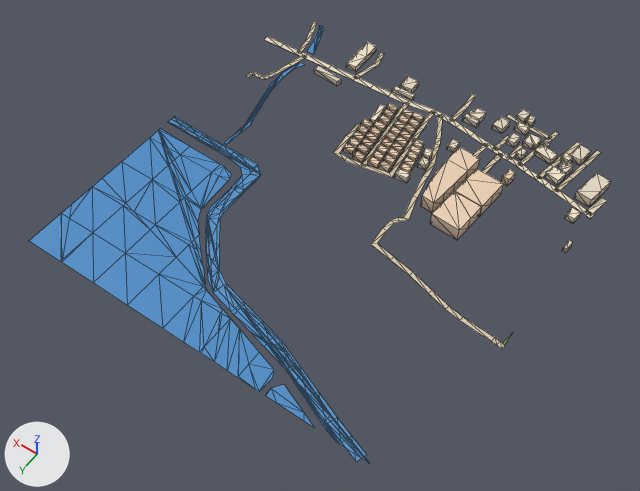
Before and after pictures for a commit that changed the glTF model public/assets/bengaluru-region-v1/tiles/t30_-9-l1.glb.
Both versions are drawn from a camera (50 mm lens) standing at (14874.0, -3686.0, 784.0) and looking at (15242.0, -4201.0, -25.0). Arrows for +X, +Y and +Z are at lower left; the lights stay in place. The picture after the commit comes second. Mesh edges are drawn as thin lines.

Script lines for the objects in view, before the commit:
```python
me_building = bpy.data.meshes.new('building')
me_building.from_pydata(...)  # 588 vertices, 744 faces; spans x 1.0..404.0, y -6.0..219.0, z 0.0..18.0
me_building.materials.append(mat_building)
me_ground = bpy.data.meshes.new('ground')
me_ground.from_pydata(...)  # 241 vertices, 197 faces; spans x -4.0..500.0, y -1.0..317.0, z 1.0
me_ground.materials.append(mat_ground)
me_water = bpy.data.meshes.new('water')
me_water.from_pydata(...)  # 314 vertices, 415 faces; spans x 41.0..500.0, y 0.0..506.0, z 0.0..1.0
me_water.materials.append(mat_water)
ob_building = bpy.data.objects.new('building', me_building)
ob_building.location = (15000.0, -4500.0, 0.0)
ob_ground = bpy.data.objects.new('ground', me_ground)
ob_ground.location = (15000.0, -4500.0, 0.0)
ob_water = bpy.data.objects.new('water', me_water)
ob_water.location = (15000.0, -4500.0, 0.0)
```
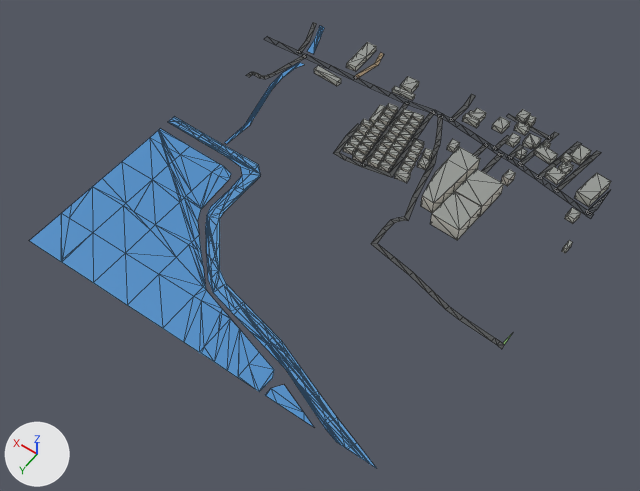
Scene script edits in JSON lines:
```json
{"block": "me_building", "where": "# used by ob_building; location = (15000.0, -4500.0, 0.0)"}
{"op": "remove", "block": "me_building", "code": "me_building.from_pydata(...)  # 588 vertices, 744 faces; spans x 1.0..404.0, y -6.0..219.0, z 0.0..18.0"}
{"op": "add", "block": "me_building", "code": "me_building.from_pydata(...)  # 588 vertices, 900 faces; spans x 1.0..404.0, y -6.0..219.0, z 0.0..18.0"}
{"block": "me_building", "change": "me_building part 1: 744 kept faces spanning x 1.0..404.0, y -6.0..219.0, z 0.0..18.0 get new vertex colours"}
{"block": "me_building", "change": "edits to the shape of me_building do not show in these pictures"}
{"block": "me_ground", "where": "# used by ob_ground; location = (15000.0, -4500.0, 0.0)"}
{"op": "remove", "block": "me_ground", "code": "me_ground.from_pydata(...)  # 241 vertices, 197 faces; spans x -4.0..500.0, y -1.0..317.0, z 1.0"}
{"op": "add", "block": "me_ground", "code": "me_ground.from_pydata(...)  # 243 vertices, 199 faces; spans x 0.0..500.0, y 0.0..318.0, z 1.0"}
{"block": "me_ground", "change": "me_ground part 2"}
{"block": "me_ground", "change": "9 vertices are removed from x -4.0..467.0, y -1.0..317.0, z 1.0"}
{"block": "me_ground", "change": "15 faces are deleted"}
{"block": "me_ground", "change": "16 vertices move from x 39.0..472.0, y -1.0..227.0, z 1.0 to x 37.0..480.0, y 0.0..228.0, z 1.0"}
{"block": "me_ground", "change": "11 vertices are added at x 0.0..467.0, y 0.0..318.0, z 1.0"}
{"block": "me_ground", "change": "17 new faces join them"}
{"block": "me_ground", "change": "me_ground part 3: 182 kept faces spanning x 5.0..500.0, y 0.0..316.0, z 1.0 get new vertex colours; the middle colour goes from beige #d7c9ae to dark grey #535556"}
```

What differs and where, as boxes [x1, y1, x2, y2] in the pictures (640 x 491 px; the box of a moved part takes in the faces that stretch with it):
```json
{"object": "ground", "change": "reshaped", "before": [247, 23, 607, 348], "after": [247, 22, 610, 349]}
{"part": 1, "of": "me_building", "change": "recoloured", "before": [314, 42, 611, 252], "after": [314, 42, 611, 252], "on screen": "darker"}
{"part": 2, "of": "me_ground", "change": "moved or reshaped", "before": [264, 23, 607, 348], "after": [264, 22, 610, 349]}
{"part": 3, "of": "me_ground", "change": "recoloured", "before": [247, 36, 601, 345], "after": [247, 36, 601, 345]}
```
